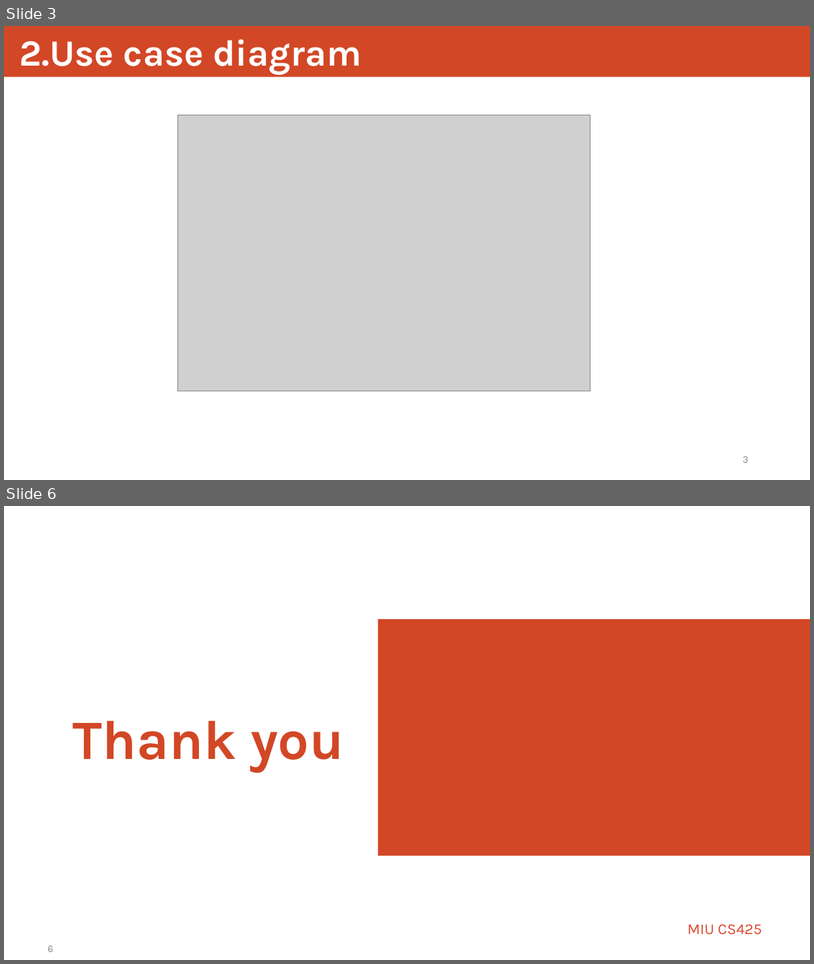
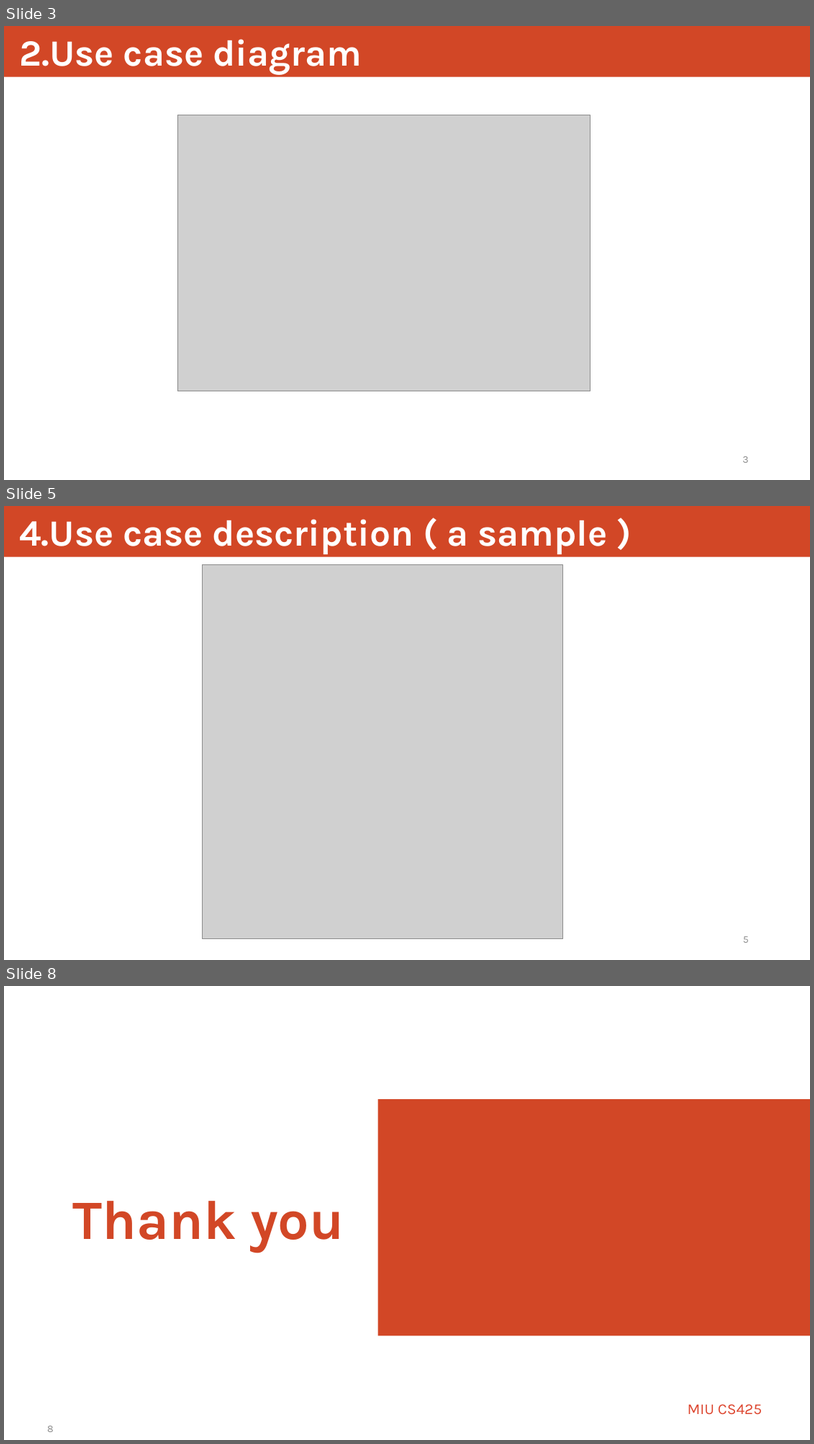
Before and after one commit to odbayar1231/cs425-CRS, a slide deck: documentation/Presentation.pptx. Shown one above the other, each under a label of ours: slides 3 and 6 before the commit, slides 3, 5 and 8 after it; the slides between them are not shown. The pictures are 814x964 and 814x1444 pixels, drawn with LibreOffice and Linux fonts; fonts in the diff are those of the drawing; grey boxes stand for pictures. Boxes give left, top, right and bottom in pixels: in the first picture for what was removed or moved away, otherwise in the second. Text is boxed around its words. In the diff, an @@ line names an element or a change of style, - is before the commit and + after.

```diff
--- a/documentation/Presentation.pptx
+++ b/documentation/Presentation.pptx
@@ slide 5 added at <box>4,506,810,960</box>, background #FFFFFF @@
@@ rectangle added at <box>4,506,810,557</box>, fill #D24726, 44 pt, text #FFFFFF, bold @@
+4.Use case description ( a sample )
@@ picture added at <box>203,565,563,939</box> @@
@@ page number added at <box>743,936,749,942</box>, 12 pt, text #8B8B8B @@
+5
@@ what was slide 6 is now slide 8 @@
```
Also in this commit, not shown: 3 slides changed, 1 other slide added, 2 other files.
